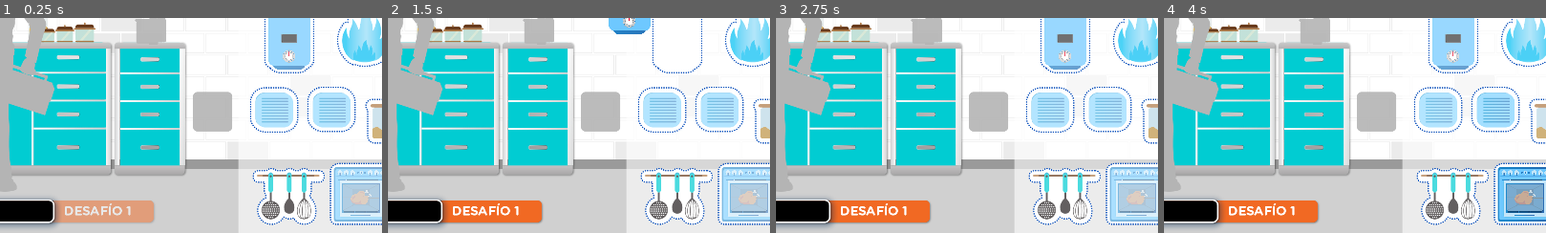
Above: before the commit, frames 1-4 (left to right).
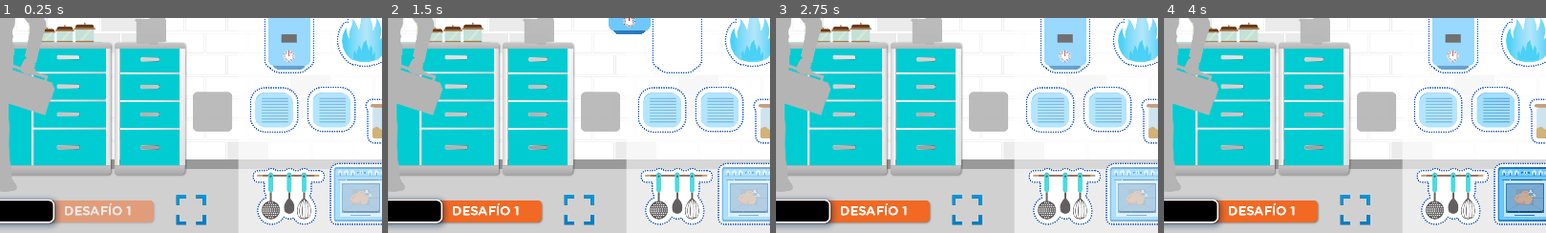
Above: after the commit, the same moments.

Repository: juani347/Metrogas
Game: Godot game, scene res://Levels/Level1.tscn
Two runs of this game, one before a commit and one after it. Both use one fixed random seed, a clock stepped at 60 frames per second and the inputs below. This scene is started directly instead of the project's main scene.
Inputs (mouse positions are % of the whole screen's width and height, from its top left):
- Up to frame 1 (0.25 s): no input
- Up to frame 2 (1.5 s): drag from (54, 26) to (73, 50) at 0.52 s; tap Enter at 1.25 s; drag from (73, 50) to (54, 26) at 1.27 s
- Up to frame 3 (2.75 s): move the mouse to (13, 67) at 2.02 s; click (13, 67) at 2.17 s
- Up to frame 4 (4 s): tap Space at 2.75 s; drag from (82, 87) to (73, 50) at 2.77 s; drag from (62, 32) to (82, 87) at 3.52 s
The pictures show only the part of the screen within x 35-85%, y 46-96%; the shares and areas given below are measured in that part.

The runs differ from the first frame. In frame 1, 0.3% of the frame differs, in the area x 46-54%, y 82-97%; in frame 2, 0.3%; in frame 3, 0.3%; in frame 4, 0.3%.

Commit message:
Agrego botón fullscreen

Diff:
--- a/Levels/Level1.tscn
+++ b/Levels/Level1.tscn
@@ -72,6 +72,7 @@
 [ext_resource path="res://images/Level1/sombra_olla.png" type="Texture" id=70]
 [ext_resource path="res://images/next_word.png" type="Texture" id=71]
 [ext_resource path="res://images/next_word_pressed.png" type="Texture" id=72]
+[ext_resource path="res://Fullscreen.tscn" type="PackedScene" id=73]
 
 [sub_resource type="SpriteFrames" id=1]
 animations = [ {
@@ -93,9 +94,9 @@
 
 [sub_resource type="SpriteFrames" id=2]
 animations = [ {
-"frames": [ ExtResource( 29 ) ],
-"loop": true,
-"name": "S25",
+"frames": [ ExtResource( 9 ) ],
+"loop": true,
+"name": "S50",
 "speed": 5.0
 }, {
 "frames": [  ],
@@ -103,9 +104,9 @@
 "name": "nill",
 "speed": 5.0
 }, {
-"frames": [ ExtResource( 9 ) ],
-"loop": true,
-"name": "S50",
+"frames": [ ExtResource( 29 ) ],
+"loop": true,
+"name": "S25",
 "speed": 5.0
 } ]
 
@@ -276,14 +277,14 @@
 "name": "Tip1",
 "speed": 5.0
 }, {
+"frames": [ ExtResource( 32 ) ],
+"loop": true,
+"name": "Tip2",
+"speed": 5.0
+}, {
 "frames": [ ExtResource( 35 ) ],
 "loop": true,
 "name": "Tip3",
-"speed": 5.0
-}, {
-"frames": [ ExtResource( 32 ) ],
-"loop": true,
-"name": "Tip2",
 "speed": 5.0
 } ]
 
@@ -612,6 +613,13 @@
 
 [node name="ResourcePreloader" type="ResourcePreloader" parent="."]
 resources = [ PoolStringArray( "calefon", "condimentos", "consigna1", "consigna2", "consigna3", "fuego", "fuego_drag",  …(735 unchanged characters)…
+
+[node name="Fullscreen" parent="." instance=ExtResource( 73 )]
+margin_left = 1108.65
+margin_top = 940.447
+margin_right = 1881.65
+margin_bottom = 1716.45
+rect_scale = Vector2( 0.1, 0.1 )
 
 [node name="popup_sig" type="Popup" parent="."]
 visible = true
--- a/Levels/Level2.tscn
+++ b/Levels/Level2.tscn
@@ -60,6 +60,7 @@
 [ext_resource path="res://images/Level2/tip3.png" type="Texture" id=58]
 [ext_resource path="res://images/Level2/reloj.png" type="Texture" id=59]
 [ext_resource path="res://images/next_word.png" type="Texture" id=60]
+[ext_resource path="res://Fullscreen.tscn" type="PackedScene" id=61]
 
 [sub_resource type="SpriteFrames" id=1]
 animations = [ {
@@ -68,24 +69,19 @@
 "name": "S10",
 "speed": 5.0
 }, {
+"frames": [ ExtResource( 28 ) ],
+"loop": true,
+"name": "S30",
+"speed": 5.0
+}, {
 "frames": [ ExtResource( 10 ) ],
 "loop": true,
 "name": "S100",
-"speed": 5.0
-}, {
-"frames": [ ExtResource( 28 ) ],
-"loop": true,
-"name": "S30",
 "speed": 5.0
 } ]
 
 [sub_resource type="SpriteFrames" id=2]
 animations = [ {
-"frames": [ ExtResource( 29 ) ],
-"loop": true,
-"name": "S25",
-"speed": 5.0
-}, {
 "frames": [ ExtResource( 9 ) ],
 "loop": true,
 "name": "S50",
@@ -94,6 +90,11 @@
 "frames": [  ],
 "loop": true,
 "name": "nill",
+"speed": 5.0
+}, {
+"frames": [ ExtResource( 29 ) ],
+"loop": true,
+"name": "S25",
 "speed": 5.0
 } ]
 
@@ -259,11 +260,6 @@
 
 [sub_resource type="SpriteFrames" id=8]
 animations = [ {
-"frames": [ ExtResource( 35 ) ],
-"loop": true,
-"name": "Tip3",
-"speed": 5.0
-}, {
 "frames": [ ExtResource( 37 ) ],
 "loop": true,
 "name": "Tip1",
@@ -272,6 +268,11 @@
 "frames": [ ExtResource( 32 ) ],
 "loop": true,
 "name": "Tip2",
+"speed": 5.0
+}, {
+"frames": [ ExtResource( 35 ) ],
+"loop": true,
+"name": "Tip3",
 "speed": 5.0
 } ]
 
@@ -597,6 +598,13 @@
 __meta__ = {
 "_edit_use_anchors_": false
 }
+
+[node name="Fullscreen" parent="." instance=ExtResource( 61 )]
+margin_left = 1094.04
+margin_top = 942.411
+margin_right = 1867.04
+margin_bottom = 1718.41
+rect_scale = Vector2( 0.1, 0.1 )
 [connection signal="change_challenge" from="." to="." method="_on_change_challenge"]
 [connection signal="score_gained" from="." to="ProgressBar" method="_on_score_gained"]
 [connection signal="score_lost" from="." to="ProgressBar" method="_on_score_lost"]
--- a/Levels/Level3.tscn
+++ b/Levels/Level3.tscn
@@ -1,10 +1,10 @@
-[gd_scene load_steps=47 format=2]
+[gd_scene load_steps=48 format=2]
 
 [ext_resource path="res://Obj.tscn" type="PackedScene" id=1]
 [ext_resource path="res://Contenedor.tscn" type="PackedScene" id=2]
 [ext_resource path="res://Levels/Level3.gd" type="Script" id=3]
 [ext_resource path="res://images/fondo_baño.jpg" type="Texture" id=4]
-[ext_resource path="res://images/desafio1.png" type="Texture" id=5]
+[ext_resource path="res://images/Level3/desafio1.png" type="Texture" id=5]
 [ext_resource path="res://images/Level3/desafio2.png" type="Texture" id=6]
 [ext_resource path="res://images/Level3/Tip1.png" type="Texture" id=7]
 [ext_resource path="res://ProgressBar.tscn" type="PackedScene" id=8]
@@ -25,6 +25,7 @@
 [ext_resource path="res://images/Level3/s_espejo.png" type="Texture" id=23]
 [ext_resource path="res://images/next_word.png" type="Texture" id=24]
 [ext_resource path="res://images/next_word_pressed.png" type="Texture" id=25]
+[ext_resource path="res://Fullscreen.tscn" type="PackedScene" id=26]
 [ext_resource path="res://images/score/plusthirty.png" type="Texture" id=28]
 [ext_resource path="res://images/score/minustwentyfive.png" type="Texture" id=29]
 [ext_resource path="res://images/score/plusten.png" type="Texture" id=30]
@@ -60,9 +61,9 @@
 
 [sub_resource type="SpriteFrames" id=2]
 animations = [ {
-"frames": [ ExtResource( 29 ) ],
-"loop": true,
-"name": "S25",
+"frames": [ ExtResource( 9 ) ],
+"loop": true,
+"name": "S50",
 "speed": 5.0
 }, {
 "frames": [  ],
@@ -70,9 +71,9 @@
 "name": "nill",
 "speed": 5.0
 }, {
-"frames": [ ExtResource( 9 ) ],
-"loop": true,
-"name": "S50",
+"frames": [ ExtResource( 29 ) ],
+"loop": true,
+"name": "S25",
 "speed": 5.0
 } ]
 
@@ -232,7 +233,7 @@
 texture = ExtResource( 38 )
 
 [node name="consigna1" type="Sprite" parent="."]
-position = Vector2( 1162.85, 542.972 )
+position = Vector2( 1171.85, 550.972 )
 texture = ExtResource( 5 )
 
 [node name="consigna2" type="Sprite" parent="."]
@@ -479,6 +480,13 @@
 __meta__ = {
 "_edit_use_anchors_": false
 }
+
+[node name="Fullscreen" parent="." instance=ExtResource( 26 )]
+margin_left = 1084.77
+margin_top = 937.94
+margin_right = 1857.77
+margin_bottom = 1713.94
+rect_scale = Vector2( 0.1, 0.1 )
 [connection signal="change_challenge" from="." to="." method="_on_change_challenge"]
 [connection signal="score_gained" from="." to="ProgressBar" method="_on_score_gained"]
 [connection signal="score_lost" from="." to="ProgressBar" method="_on_score_lost"]
--- a/Levels/Level4.tscn
+++ b/Levels/Level4.tscn
@@ -45,6 +45,7 @@
 [ext_resource path="res://music/ambiente.wav" type="AudioStream" id=43]
 [ext_resource path="res://music/correcto.wav" type="AudioStream" id=44]
 [ext_resource path="res://images/next_word_pressed.png" type="Texture" id=45]
+[ext_resource path="res://Fullscreen.tscn" type="PackedScene" id=46]
 
 [sub_resource type="SpriteFrames" id=1]
 animations = [ {
@@ -53,24 +54,19 @@
 "name": "S10",
 "speed": 5.0
 }, {
+"frames": [ ExtResource( 28 ) ],
+"loop": true,
+"name": "S30",
+"speed": 5.0
+}, {
 "frames": [ ExtResource( 10 ) ],
 "loop": true,
 "name": "S100",
-"speed": 5.0
-}, {
-"frames": [ ExtResource( 28 ) ],
-"loop": true,
-"name": "S30",
 "speed": 5.0
 } ]
 
 [sub_resource type="SpriteFrames" id=2]
 animations = [ {
-"frames": [ ExtResource( 29 ) ],
-"loop": true,
-"name": "S25",
-"speed": 5.0
-}, {
 "frames": [ ExtResource( 9 ) ],
 "loop": true,
 "name": "S50",
@@ -79,6 +75,11 @@
 "frames": [  ],
 "loop": true,
 "name": "nill",
+"speed": 5.0
+}, {
+"frames": [ ExtResource( 29 ) ],
+"loop": true,
+"name": "S25",
 "speed": 5.0
 } ]
 
@@ -567,6 +568,13 @@
 __meta__ = {
 "_edit_use_anchors_": false
 }
+
+[node name="Fullscreen" parent="." instance=ExtResource( 46 )]
+margin_left = 1083.61
+margin_top = 937.778
+margin_right = 1856.61
+margin_bottom = 1713.78
+rect_scale = Vector2( 0.1, 0.1 )
 [connection signal="change_challenge" from="." to="." method="_on_change_challenge"]
 [connection signal="score_gained" from="." to="ProgressBar" method="_on_score_gained"]
 [connection signal="score_lost" from="." to="ProgressBar" method="_on_score_lost"]
Not shown: 1 places in Levels/Level1.tscn that only renumber resources
Not shown: 1 places in Levels/Level2.tscn that only renumber resources
Not shown: 1 places in Levels/Level4.tscn that only renumber resources
